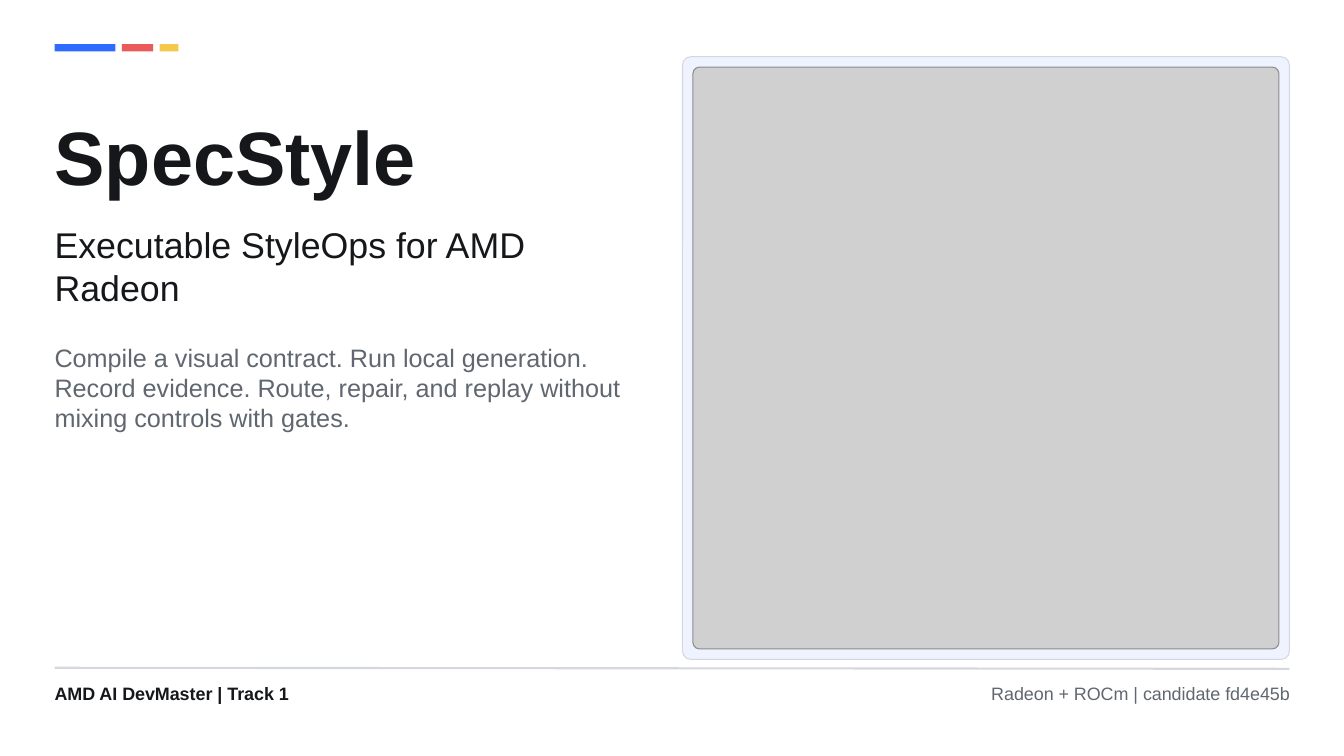
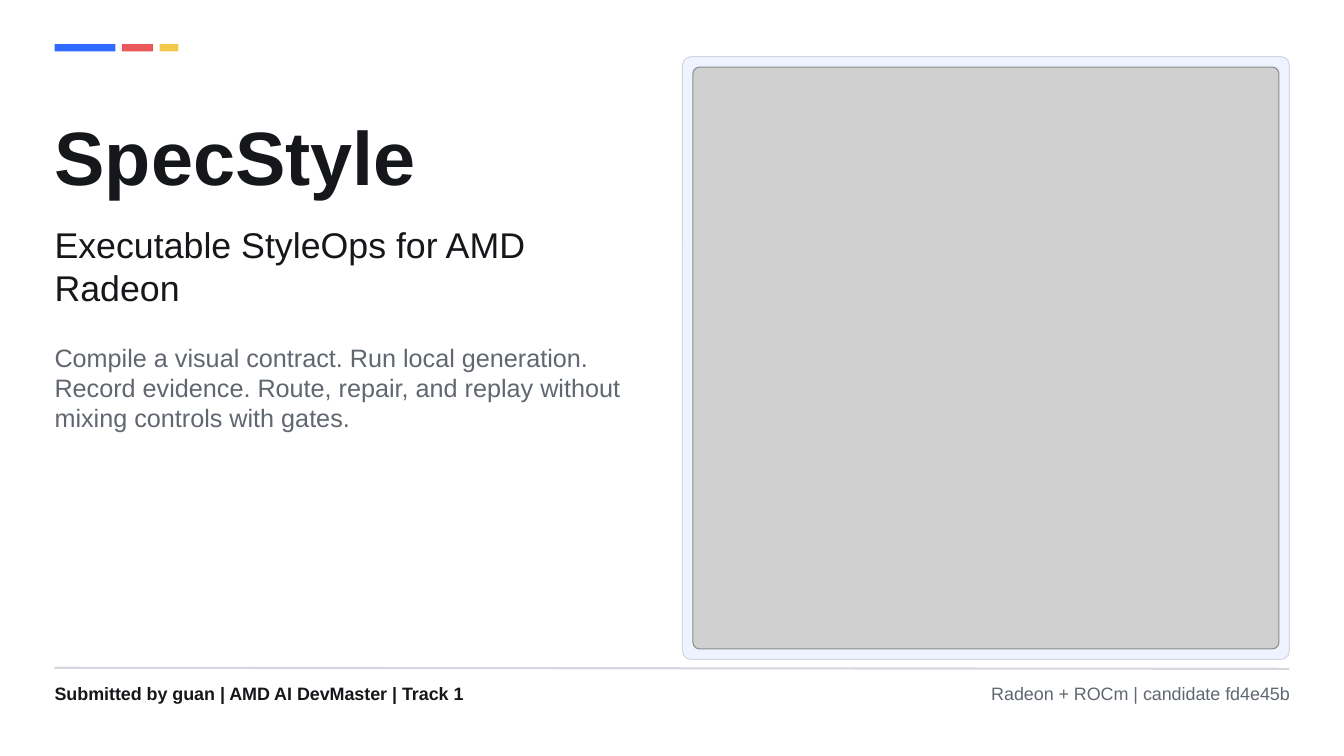
Before and after one commit to GuanJHCode/lookfile, a slide deck: slide 1 of submission/track1-specstyle/SpecStyle_Track1_Deck.pptx. Drawn at 1344x756 pixels with LibreOffice and Linux fonts; fonts in the diff are those of the drawing; grey boxes stand for pictures. Boxes give left, top, right and bottom in pixels: in the first picture for what was removed or moved away, otherwise in the second. Text is boxed around its words. In the diff, an @@ line names an element or a change of style, - is before the commit and + after.

```diff
--- a/submission/track1-specstyle/SpecStyle_Track1_Deck.pptx
+++ b/submission/track1-specstyle/SpecStyle_Track1_Deck.pptx
@@ text at [55,687,464,704]: text changed @@
-AMD AI DevMaster | Track 1
+Submitted by guan | AMD AI DevMaster | Track 1
```
Also in this commit, not shown: 1 other slide changed, 9 other files.
